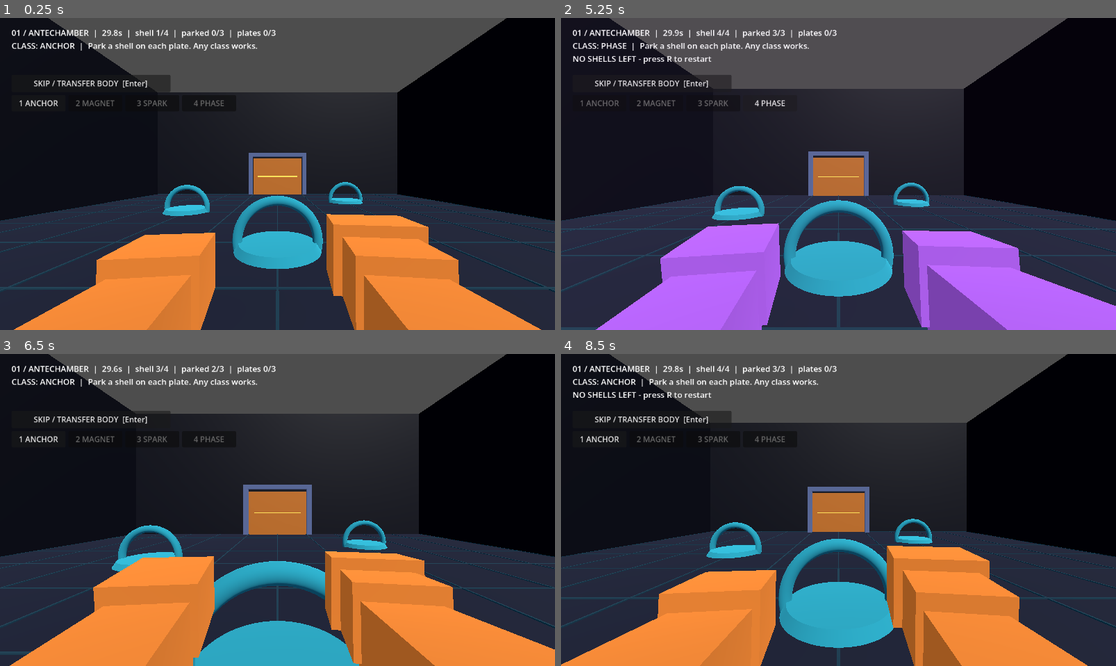
Above: before the commit, frames 1-4 (two rows, left to right).
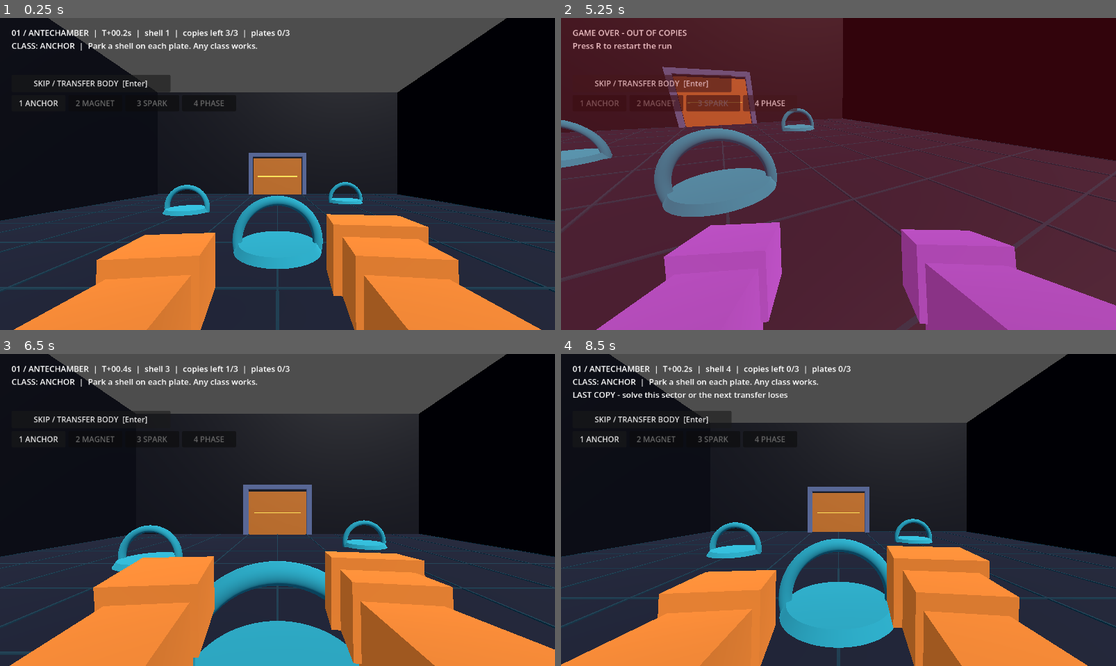
Above: after the commit, the same moments.

Repository: peakbuild112000/phantom-loop
Game: Godot game, scene res://scenes/main.tscn
Two runs of this game, one before a commit and one after it. Both use one fixed random seed, a clock stepped at 60 frames per second and the inputs below.
Inputs (mouse positions are in pixels of both pictures, inside the frame that each line leads up to):
- Up to frame 1 (0.25 s): no input
- Up to frame 2 (5.25 s): click "SKIP / TRANSFER BODY [Enter]" at 0.5 s; click "SKIP / TRANSFER BODY [Enter]" at 1.25 s; click "1 ANCHOR" at 2 s; click "2 MAGNET" at 2.75 s; click "3 SPARK" at 3.5 s; click "4 PHASE" at 4.25 s; tap Enter at 5, 5.1 s; move the mouse to (866, 174) at 5.02 s; hold W (move_forward) from 5.03 s (still down); click (866, 174) at 5.17 s
- Up to frame 3 (6.5 s): keep holding W (move_forward); tap E at 5.3, 5.85 s; tap R (restart) at 5.75 s; move the mouse to (249, 510) at 5.77 s; click (249, 510) at 5.92 s; tap Enter at 6.05 s
- Up to frame 4 (8.5 s): keep holding W (move_forward); move the mouse to (849, 503) at 6.52 s; tap Enter at 6.6, 7.55 s; click (849, 503) at 6.67 s; tap E at 6.8, 7.35, 8.3 s; tap R (restart) at 7.25 s; move the mouse to (832, 516) at 7.27 s; click (832, 516) at 7.42 s; move the mouse to (877, 513) at 8.02 s; tap 1 at 8.1 s; click (877, 513) at 8.17 s

The runs differ from the first frame. In frame 1, 0.4% of the frame differs, in the area x 18-53%, y 3-7%; in frame 2, 100%, in the area x 0-100%, y 0-100%; in frame 3, 0.4%; in frame 4, 0.8%.
Error in both runs: Invalid assignment of property or key 'radius' with value of type 'float' on a base object of type 'CylinderMesh'. (res://scripts/robot_shell.gd:97)

Commit message:
feat: auto-advance on door, remove transfer timer, game over at copy limit

Diff:
--- a/scripts/phantom_loop.gd
+++ b/scripts/phantom_loop.gd
@@ -3,7 +3,6 @@
 ## PHANTOM LOOP - main controller (Godot 4.6.1).
 ## You are the pilot. Park shells to hold plates, then move to the next sector.
 
-const LOOP_SECONDS := 30.0
 const TICK := 1.0 / 60.0
 const SPEED := 6.0
 const MAX_GHOSTS := 3
@@ -14,7 +13,7 @@
 
 var _levels: Array[Dictionary] = []
 var _level_idx := 0
-var _time_left := LOOP_SECONDS
+var _elapsed := 0.0
 var _acc := 0.0
 var _frames: Array[Dictionary] = []
 var _recordings: Array[Array] = []
@@ -36,6 +35,8 @@
 var _current_class := 0
 var _loops := 1
 var _won := false
+var _game_over := false
+var _transition := 0.0
 var _door_latched := false
 var _pitch := 0.0
 var _dragging := false
@@ -60,7 +61,7 @@
 	if Input.is_action_just_pressed("restart"):
 		get_tree().reload_current_scene()
 		return
-	if _won:
+	if _won or _game_over or _transition > 0.0:
 		return
 	_acc += delta
 	var steps := 0
@@ -72,6 +73,13 @@
 
 func _process(delta: float) -> void:
 	_anim_t += delta
+	# Walking through the door closes it, then loads the next sector on its own.
+	if _won and _transition > 0.0:
+		_transition -= delta
+		if _transition <= 0.0:
+			_advance_level()
+	if _game_over:
+		_flash_alpha = 0.3
 	# Door slides down into the floor instead of popping out of existence.
 	_door_y = lerpf(_door_y, _door_target_y, clampf(delta * 9.0, 0.0, 1.0))
 	if _door != null:
@@ -120,12 +128,10 @@
 			KEY_3: _select_class(2)
 			KEY_4: _select_class(3)
 			KEY_ENTER:
-				if _won:
-					_advance_level()
-				else:
+				if not _won and not _game_over:
 					_finish_loop()
 			KEY_E:
-				if not _won:
+				if not _won and not _game_over:
 					_finish_loop()
 			KEY_ESCAPE:
 				_dragging = false
@@ -133,7 +139,7 @@
 	var look := Input.mouse_mode == Input.MOUSE_MODE_CAPTURED
 	if OS.has_feature("web"):
 		look = _dragging
-	if event is InputEventMouseMotion and look and not _won:
+	if event is InputEventMouseMotion and look and not _won and not _game_over:
 		_player.rotate_y(-event.relative.x * 0.0025)
 		_pitch = clampf(_pitch - event.relative.y * 0.0025, -1.2, 1.2)
 		_cam.rotation.x = _pitch
@@ -145,10 +151,7 @@
 			Input.mouse_mode = Input.MOUSE_MODE_CAPTURED
 
 func _step(dt: float) -> void:
-	_time_left -= dt
-	if _time_left <= 0.0:
-		_finish_loop()
-		return
+	_elapsed += dt
 	var input := Input.get_vector("move_left", "move_right", "move_back", "move_forward")
 	var local := Vector3(input.x, 0.0, -input.y)
 	var dir := (_player.global_transform.basis * local).normalized()
@@ -234,9 +237,16 @@
 		_key.global_position = Vector3(from.x + dir.x * step, _key_start.y + sin(_anim_t * 3.0) * 0.05, from.z + dir.z * step)
 
 func _finish_loop() -> void:
-	if _won:
+	if _won or _game_over:
 		return
-	if _frames.size() > 2 and _recordings.size() < MAX_GHOSTS:
+	# No shells left: this transfer is a loss, not another free reset.
+	if _recordings.size() >= MAX_GHOSTS:
+		_game_over = true
+		_flash.color = Color(0.75, 0.06, 0.12, 0.3)
+		_flash_alpha = 0.3
+		_update_hud()
+		return
+	if _frames.size() > 2:
 		_recordings.append(_frames.duplicate(true))
 	var c: Color = RobotShell.CLASS_COLORS[_current_class]
 	_flash.color = Color(c.r, c.g, c.b, 0.32)
@@ -246,7 +256,7 @@
 
 func _reset_room() -> void:
 	var level: Dictionary = _levels[_level_idx]
-	_time_left = LOOP_SECONDS
+	_elapsed = 0.0
 	_acc = 0.0
 	_frames.clear()
 	_door_latched = false
@@ -307,6 +317,11 @@
 func _win() -> void:
 	_won = true
 	_dragging = false
+	_door_col.disabled = false
+	_door_target_y = 1.5
+	_flash.color = Color(0.6, 1.0, 0.8, 0.55)
+	_flash_alpha = 0.55
+	_transition = 0.45
 	Input.mouse_mode = Input.MOUSE_MODE_VISIBLE
 	_update_hud()
 
@@ -325,6 +340,8 @@
 	_recordings.clear()
 	_loops = 1
 	_won = false
+	_game_over = false
+	_transition = 0.0
 	_key = null
 	var level: Dictionary = _levels[idx]
 	_build_room()
@@ -352,12 +369,15 @@
 	for p in _plates:
 		if p["active"]:
 			active += 1
-	var msg := "%s  |  %04.1fs  |  shell %d/%d  |  parked %d/%d  |  plates %d/%d\n" % [level["name"], _time_left, mini(_loops, MAX_GHOSTS + 1), MAX_GHOSTS + 1, _ghosts.size(), MAX_GHOSTS, active, _plates.size()]
+	var left := MAX_GHOSTS - _recordings.size()
+	var msg := "%s  |  T+%04.1fs  |  shell %d  |  copies left %d/%d  |  plates %d/%d\n" % [level["name"], _elapsed, mini(_loops, MAX_GHOSTS + 1), left, MAX_GHOSTS, active, _plates.size()]
 	msg += "CLASS: %s  |  %s\n" % [RobotShell.CLASS_NAMES[_current_class], level["hint"]]
-	if _won:
-		msg = "SECTOR CLEAR - %s in %d shells\nPress Enter for the next sector - R restarts." % [level["name"], _loops]
-	elif _recordings.size() >= MAX_GHOSTS:
-		msg += "NO SHELLS LEFT - press R to restart\n"
+	if _game_over:
+		msg = "GAME OVER - OUT OF COPIES\nPress R to restart the run"
+	elif _won:
+		msg = "SECTOR CLEAR - %s in %d shells\nOpening next sector..." % [level["name"], _loops]
+	elif left == 0:
+		msg += "LAST COPY - solve this sector or the next transfer loses\n"
 	_label.text = msg
 
 func _build_room() -> void:
--- a/tests/smoke_test.gd
+++ b/tests/smoke_test.gd
@@ -58,4 +58,28 @@
 	for i in range(120):
 		main.call("_step", 1.0 / 60.0)
 	print("KEY_MOVED=", key.global_position.distance_to(before) > 1.0)
+
+	# 6. No timer-driven transfer: 40 simulated seconds change nothing by themselves.
+	main.call("_load_level", 0)
+	var loops_before: int = main.get("_loops")
+	var ghosts_before: int = (main.get("_recordings") as Array).size()
+	for i in range(2400):
+		main.call("_step", 1.0 / 60.0)
+	print("NO_AUTO_TRANSFER=", main.get("_loops") == loops_before and (main.get("_recordings") as Array).size() == ghosts_before)
+
+	# 7. A fourth transfer is a game over.
+	for i in range(4):
+		for j in range(4):
+			main.call("_step", 1.0 / 60.0)
+		main.call("_finish_loop")
+	print("GAME_OVER=", main.get("_game_over"), " LEVEL_IDX=", main.get("_level_idx"))
+
+	# 8. Walking through the door closes it and advances the sector automatically.
+	main.call("_load_level", 0)
+	main.set("_door_latched", true)
+	player.global_position = Vector3(0.0, 1.0, -9.0)
+	main.call("_step", 1.0 / 60.0)
+	print("DOOR_CROSS_WON=", main.get("_won"), " TRANSITION=", main.get("_transition") > 0.0)
+	main.call("_process", 0.5)
+	print("AUTO_NEXT_LEVEL=", main.get("_level_idx") == 1)
 	quit()
Not shown, changed: docs/COPY_ME.md
Not shown, changed: docs/PHANTOM_LOOP.md
